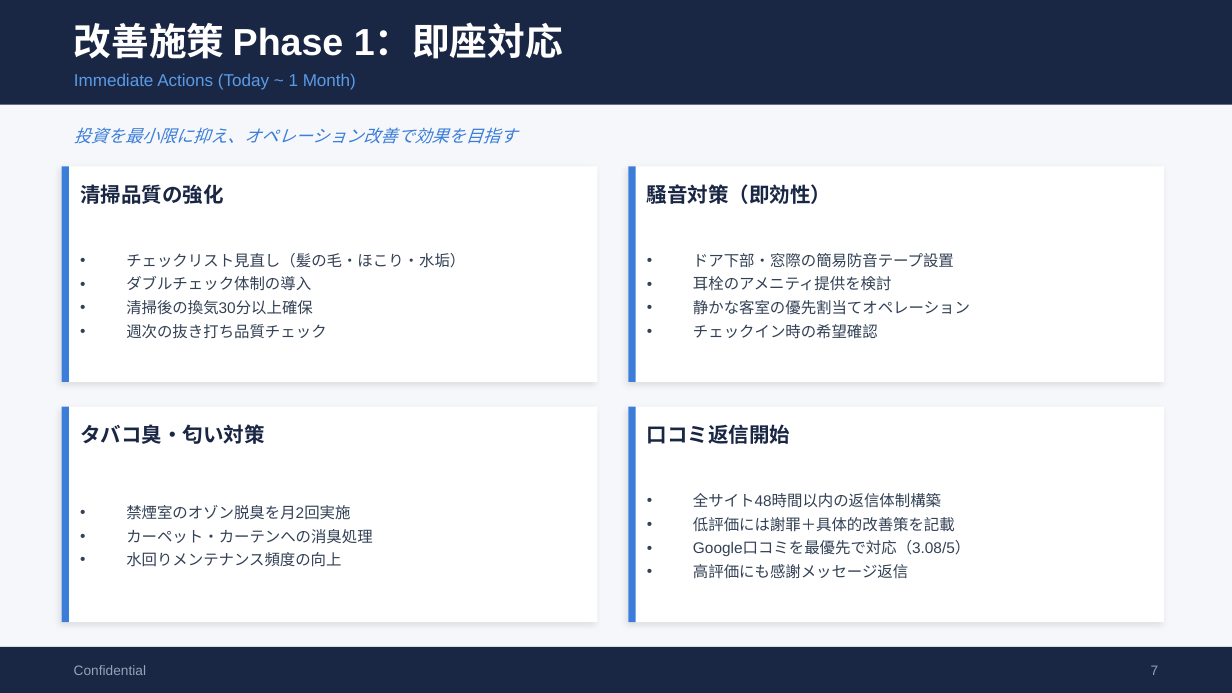
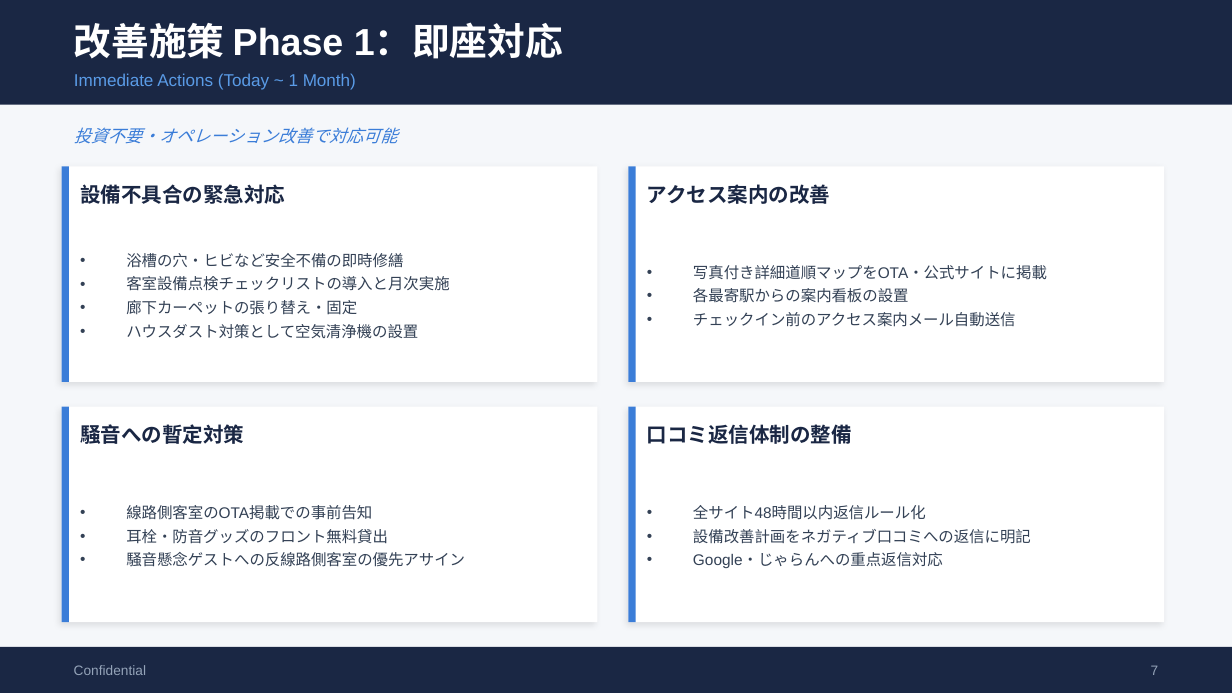
Before and after one commit to TAKAHASHIMITSUGU329/primechange-portal, a slide deck: slide 7 of 納品レポート/ホテル別レポート/チサンホテル浜松町_口コミ分析レポート.pptx. Drawn at 1232x693 pixels with LibreOffice and Linux fonts; fonts in the diff are those of the drawing. Boxes give left, top, right and bottom in pixels: in the first picture for what was removed or moved away, otherwise in the second. Text is boxed around its words. In the diff, an @@ line names an element or a change of style, - is before the commit and + after.

```diff
--- a/納品レポート/ホテル別レポート/チサンホテル浜松町_口コミ分析レポート.pptx
+++ b/納品レポート/ホテル別レポート/チサンホテル浜松町_口コミ分析レポート.pptx
@@ text at [74,127,398,144]: text changed @@
-投資を最小限に抑え、オペレーション改善で効果を目指す
+投資不要・オペレーション改善で対応可能
@@ text at [80,184,285,204]: text changed @@
-清掃品質の強化
+設備不具合の緊急対応
@@ text at [647,184,831,204]: text changed @@
-騒音対策（即効性）
+アクセス案内の改善
@@ text at [126,253,449,338]: text changed @@
-• チェックリスト見直し（髪の毛・ほこり・水垢）
-• ダブルチェック体制の導入
-• 清掃後の換気30分以上確保
-• 週次の抜き打ち品質チェック
+• 浴槽の穴・ヒビなど安全不備の即時修繕
+• 客室設備点検チェックリストの導入と月次実施
+• 廊下カーペットの張り替え・固定
+• ハウスダスト対策として空気清浄機の設置
@@ text at [693,265,1047,327]: text changed @@
-• ドア下部・窓際の簡易防音テープ設置
-• 耳栓のアメニティ提供を検討
-• 静かな客室の優先割当てオペレーション
-• チェックイン時の希望確認
+• 写真付き詳細道順マップをOTA・公式サイトに掲載
+• 各最寄駅からの案内看板の設置
+• チェックイン前のアクセス案内メール自動送信
@@ text at [80,424,244,444]: text changed @@
-タバコ臭・匂い対策
+騒音への暫定対策
@@ text at [647,424,852,444]: text changed @@
-口コミ返信開始
+口コミ返信体制の整備
@@ text at [126,505,465,567]: text changed @@
-• 禁煙室のオゾン脱臭を月2回実施
-• カーペット・カーテンへの消臭処理
-• 水回りメンテナンス頻度の向上
+• 線路側客室のOTA掲載での事前告知
+• 耳栓・防音グッズのフロント無料貸出
+• 騒音懸念ゲストへの反線路側客室の優先アサイン
@@ text at [693,505,1031,568]: text changed @@
-• 全サイト48時間以内の返信体制構築
-• 低評価には謝罪＋具体的改善策を記載
-• Google口コミを最優先で対応（3.08/5）
-• 高評価にも感謝メッセージ返信
+• 全サイト48時間以内返信ルール化
+• 設備改善計画をネガティブ口コミへの返信に明記
+• Google・じゃらんへの重点返信対応
```
Also in this commit, not shown: 8 other slides changed, 43 other files.
